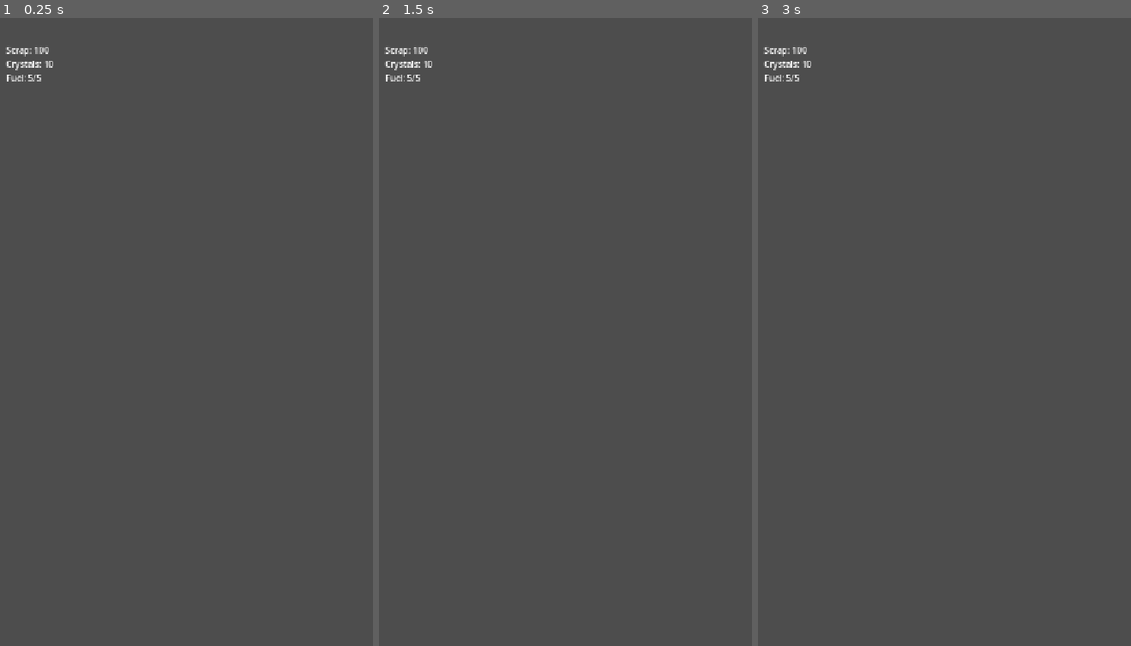
Above: before the commit, frames 1-3 (left to right).
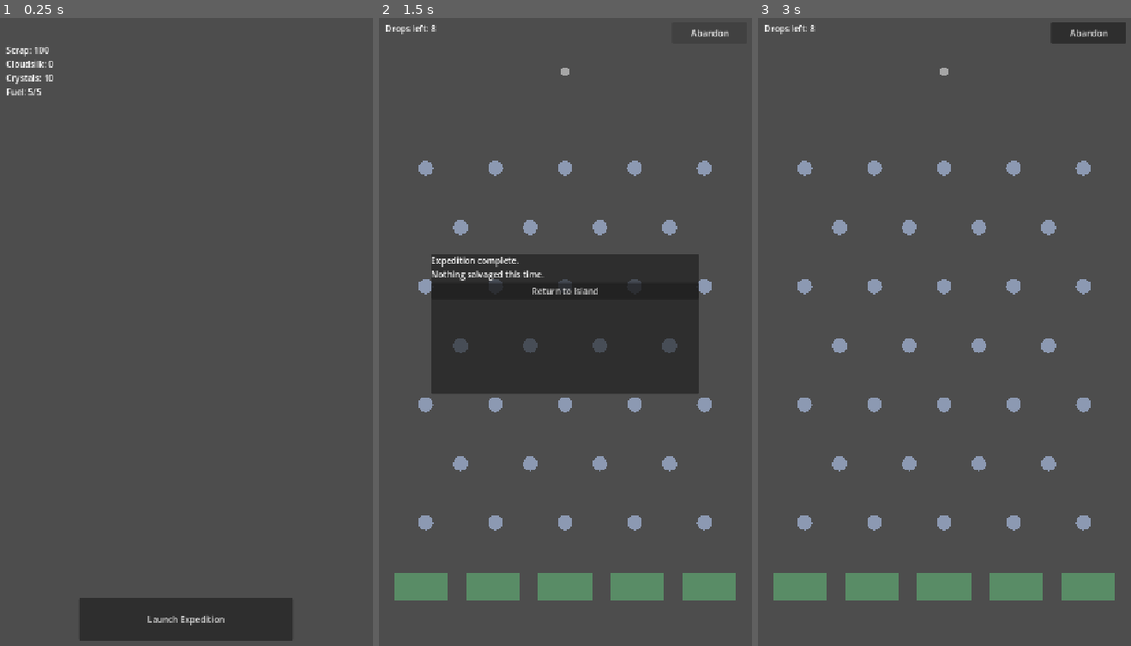
Above: after the commit, the same moments.

Repository: Graydyn/windfall-isle
Game: Godot game, scene res://game/main.tscn
The game is run twice, just before and just after one commit, with the same random seed, the same clock (stepped at 60 frames per second) and the same inputs.
Inputs (mouse positions are in pixels of both pictures, inside the frame that each line leads up to):
- Up to frame 1 (0.25 s): no input
- Up to frame 2 (1.5 s): click (565, 620) at 0.5 s, where only the run after the commit has a clickable "Launch Expedition"; click (710, 30) at 1.25 s, where only the run after the commit has a clickable "Abandon"
- Up to frame 3 (3 s): click (944, 288) at 2 s, where only the run after the commit has a clickable "Return to Island"; click (944, 620) at 2.75 s, where only the run after the commit has a clickable "Launch Expedition"

The runs differ from the first frame. In frame 1, 4.0% of the frame differs, in the area x 1-79%, y 6-100%; in frame 2, 21%, in the area x 1-96%, y 1-93%; in frame 3, 6.4%.

Commit message:
feat: add expedition launcher with fuel spend and scene flow

Diff:
--- a/game/main.gd
+++ b/game/main.gd
@@ -1,20 +1,40 @@
 extends Control
-## Temporary boot scene: proves the autoload stack works end to end.
-## Plan 2 replaces the body with real island/skyfield navigation.
+## Island home screen placeholder: balances readout plus the expedition
+## launcher. Fuel is spent HERE, before the run scene loads, so the run scene
+## never touches fuel (spec 3.2 step 1). Plan 4 grows this into the island.
 
 @onready var debug_label: Label = $DebugLabel
+@onready var launch_button: Button = $LaunchButton
 
 
 func _ready() -> void:
-	Economy.balance_changed.connect(_refresh)
-	_refresh("", 0)
+	Economy.balance_changed.connect(_on_balance_changed)
+	launch_button.pressed.connect(_on_launch_pressed)
+	$RefreshTimer.timeout.connect(_refresh)
+	_refresh()
 
 
-func _refresh(_currency: String, _amount: int) -> void:
+func _on_balance_changed(_currency: String, _amount: int) -> void:
+	_refresh()
+
+
+func _refresh() -> void:
+	var now := TimeUtil.now()
 	var fuel: Dictionary = GameState.data["fuel"]
-	debug_label.text = "Scrap: %d\nCrystals: %d\nFuel: %d/%d" % [
+	debug_label.text = "Scrap: %d\nCloudsilk: %d\nCrystals: %d\nFuel: %d/%d" % [
 		Economy.balance("scrap"),
+		Economy.balance("cloudsilk"),
 		Economy.balance("crystals"),
-		FuelModel.current(fuel, TimeUtil.now()),
+		FuelModel.current(fuel, now),
 		int(fuel["cap"]),
 	]
+	launch_button.disabled = FuelModel.current(fuel, now) < int(DataDefs.run.get("fuel_cost", 1))
+
+
+func _on_launch_pressed() -> void:
+	var cost := int(DataDefs.run.get("fuel_cost", 1))
+	if not FuelModel.spend(GameState.data["fuel"], cost, TimeUtil.now()):
+		_refresh()
+		return
+	GameState.save_game()
+	get_tree().change_scene_to_file("res://game/run/salvage_run.tscn")
--- a/game/main.tscn
+++ b/game/main.tscn
@@ -13,3 +13,14 @@
 offset_top = 48.0
 offset_right = 500.0
 offset_bottom = 300.0
+
+[node name="LaunchButton" type="Button" parent="."]
+offset_left = 160.0
+offset_top = 1080.0
+offset_right = 560.0
+offset_bottom = 1160.0
+text = "Launch Expedition"
+
+[node name="RefreshTimer" type="Timer" parent="."]
+wait_time = 1.0
+autostart = true
--- a/tests/test_main_boot.gd
+++ b/tests/test_main_boot.gd
@@ -1,9 +1,31 @@
 extends GutTest
+
+const MainScene := preload("res://game/main.tscn")
+
+var main
+
+
+func before_each() -> void:
+	GameState.data = SaveSchema.default_data(DataDefs.economy)
+	GameState.data["created_at"] = 1000
+	GameState.data["fuel"]["updated_at"] = 1000
+	main = add_child_autofree(MainScene.instantiate())
+	await wait_frames(1)
+
+func after_all() -> void:
+	GameState.load_game(DataDefs.economy, TimeUtil.now())
 
 
 func test_main_scene_boots_and_shows_balances() -> void:
-	var main: Control = add_child_autofree(preload("res://game/main.tscn").instantiate())
-	await wait_frames(1)
 	var text: String = main.get_node("DebugLabel").text
 	assert_string_contains(text, "Scrap: ")
 	assert_string_contains(text, "Fuel: ")
+
+func test_launch_enabled_with_full_tank() -> void:
+	assert_false(main.get_node("LaunchButton").disabled)
+
+func test_launch_disabled_when_fuel_empty() -> void:
+	GameState.data["fuel"]["amount"] = 0
+	GameState.data["fuel"]["updated_at"] = TimeUtil.now()
+	main._refresh()
+	assert_true(main.get_node("LaunchButton").disabled)
